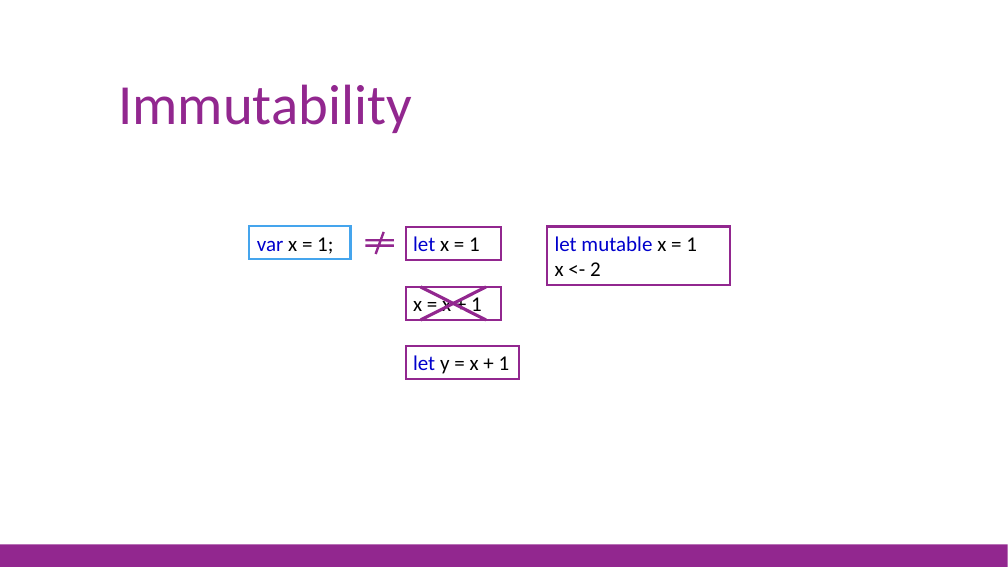
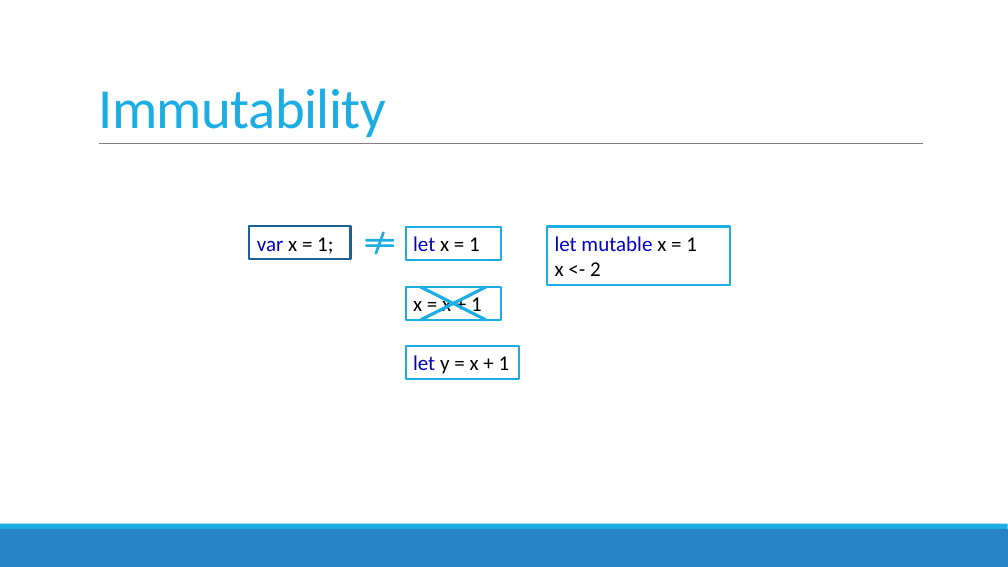
Before and after one commit to jorgef/fsharpworkshop, a slide deck: slide 15 of FSharpWorkshop_Slides.pptx (slide 17 before the commit). Drawn at 1008x567 pixels with LibreOffice and Linux fonts; fonts in the diff are those of the drawing. Boxes give left, top, right and bottom in pixels: in the first picture for what was removed or moved away, otherwise in the second. Text is boxed around its words. In the diff, an @@ line names an element or a change of style, - is before the commit and + after.

```diff
--- a/FSharpWorkshop_Slides.pptx
+++ b/FSharpWorkshop_Slides.pptx
@@ title "Immutability": place and size @@
-title "Immutability" at <box>118,84,411,133</box>
+title "Immutability" at <box>98,88,386,137</box>
@@ title "Immutability" at <box>98,88,386,137</box>: text colour #92278F to #1CADE4, letter spacing 0 to -0.5 pt; line spacing 0.9 to 0.85 @@
@@ line added from (99, 144) to (923, 144), #808080 0.5 pt @@
@@ rectangle "var x = 1;" at <box>250,226,351,259</box>: outline #45A5ED 2 pt to #1D6294 2 pt @@
@@ math not equal at <box>361,232,399,253</box>: fill #92278F to #1CADE4; outline #92278F 1 pt to #1CADE4 1.25 pt @@
@@ line (420, 287) - (486, 320): stroke #92278F 3 pt to #1CADE4 3 pt @@
@@ line (486, 287) - (420, 320): stroke #92278F 3 pt to #1CADE4 3 pt @@
@@ outline #92278F 2 pt to #1CADE4 2 pt in 4 elements at <box>406,227,501,260</box>, <box>547,227,730,285</box>, <box>406,287,501,321</box>, <box>406,346,520,379</box> @@
@@ rectangle: place and size @@
-rectangle at <box>0,544,1008,567</box>
+rectangle at <box>0,529,1008,567</box>
@@ rectangle at <box>0,529,1008,567</box>: fill #92278F to #2683C6 @@
@@ rectangle added at <box>0,524,1008,529</box>, fill #1CADE4 @@
```
Also in this commit, not shown: 80 other slides changed, 2 slides added, 5 slides removed, 1 other file.
